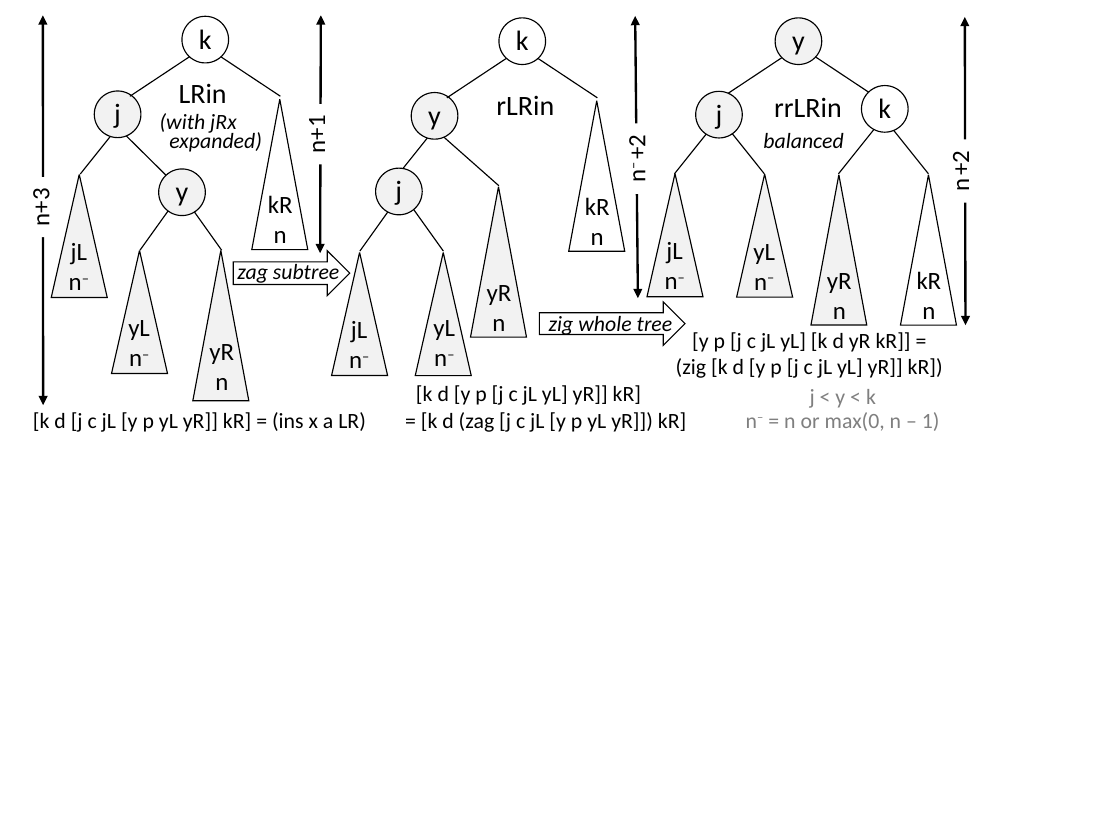
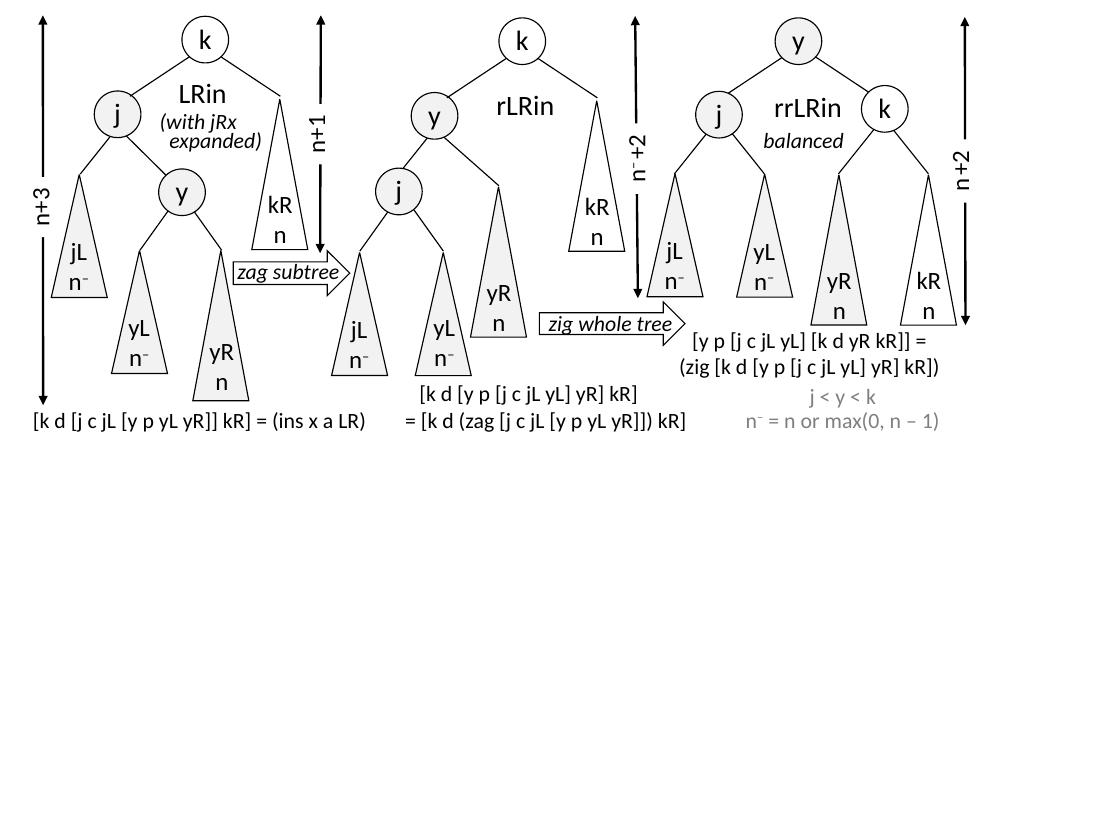
Before and after one commit to rexpage/LogicBook, a slide deck: slide 1 of Sources/dbl-rotation.ppt. Drawn at 1120x840 pixels with LibreOffice and Linux fonts; fonts in the diff are those of the drawing. Boxes give left, top, right and bottom in pixels: in the first picture for what was removed or moved away, otherwise in the second. Text is boxed around its words. In the diff, an @@ line names an element or a change of style, - is before the commit and + after.

```diff
--- a/Sources/dbl-rotation.ppt
+++ b/Sources/dbl-rotation.ppt
@@ text at (679, 358, 939, 378): text changed @@
-(zig [k d [y p [j c jL yL] yR]] kR])
+(zig [k d [y p [j c jL yL] yR] kR])
@@ text at (419, 385, 637, 405): text changed @@
-[k d [y p [j c jL yL] yR]] kR]
+[k d [y p [j c jL yL] yR] kR]
```
Also in this commit, not shown: 6 other files.
